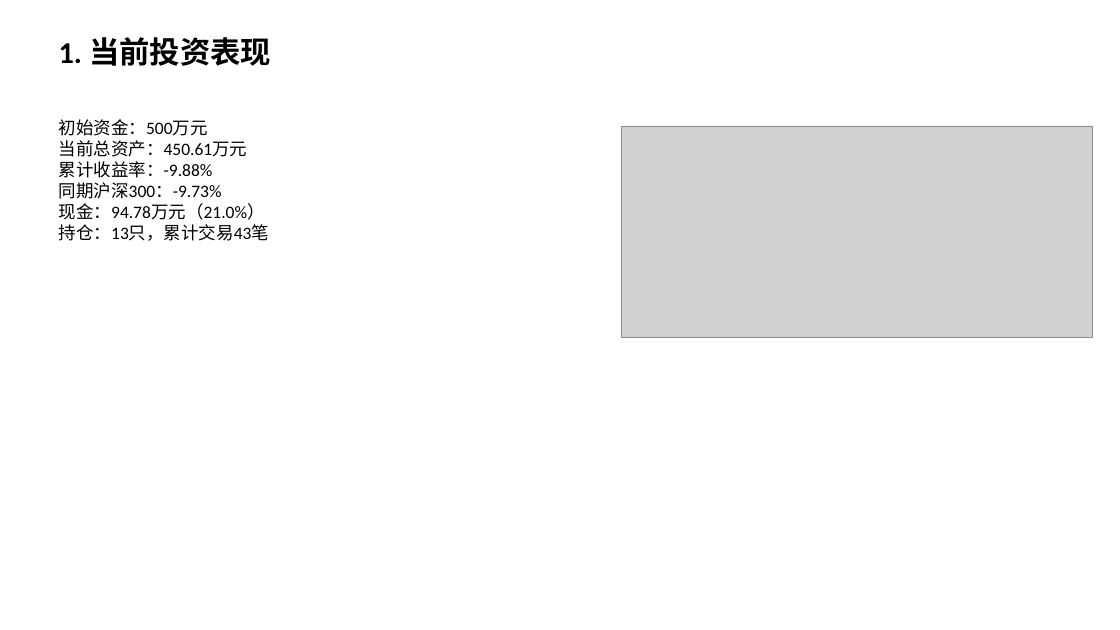
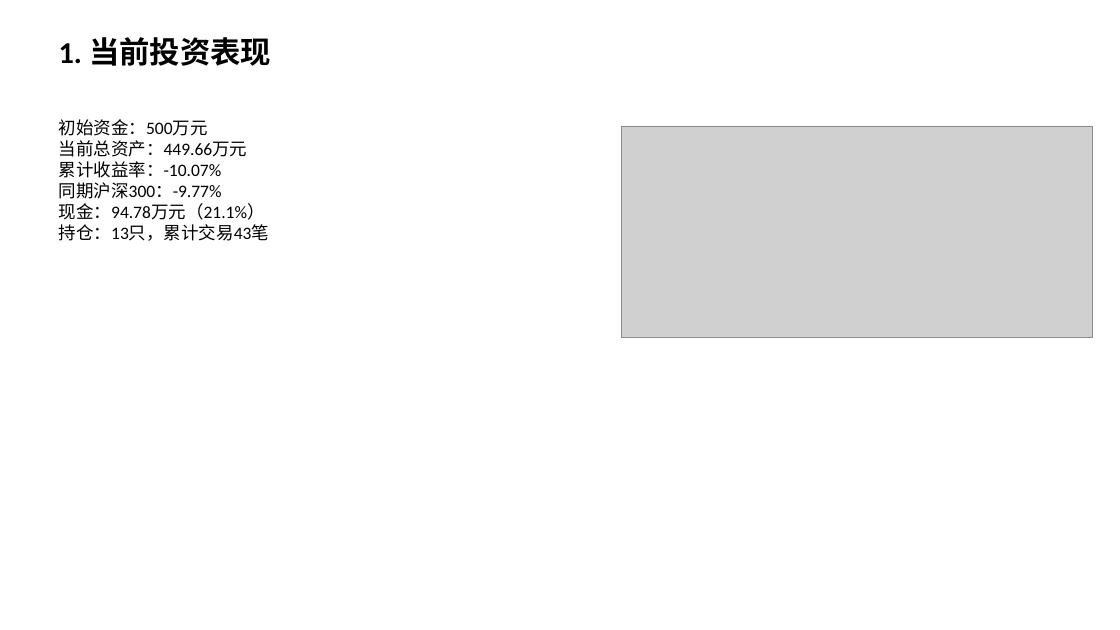
Before and after one commit to Albertdev12/pbl-workflow, a slide deck: slide 2 of outputs/12_中期路演.pptx. Drawn at 1120x630 pixels with LibreOffice and Linux fonts; fonts in the diff are those of the drawing; grey boxes stand for pictures. Boxes give left, top, right and bottom in pixels: in the first picture for what was removed or moved away, otherwise in the second. Text is boxed around its words. In the diff, an @@ line names an element or a change of style, - is before the commit and + after.

```diff
--- a/outputs/12_中期路演.pptx
+++ b/outputs/12_中期路演.pptx
@@ text at [59,140,265,220]: text changed @@
-当前总资产：450.61万元
-累计收益率：-9.88%
-同期沪深300：-9.73%
-现金：94.78万元（21.0%）
+当前总资产：449.66万元
+累计收益率：-10.07%
+同期沪深300：-9.77%
+现金：94.78万元（21.1%）
```
Also in this commit, not shown: 3 other slides changed, 54 other files.
